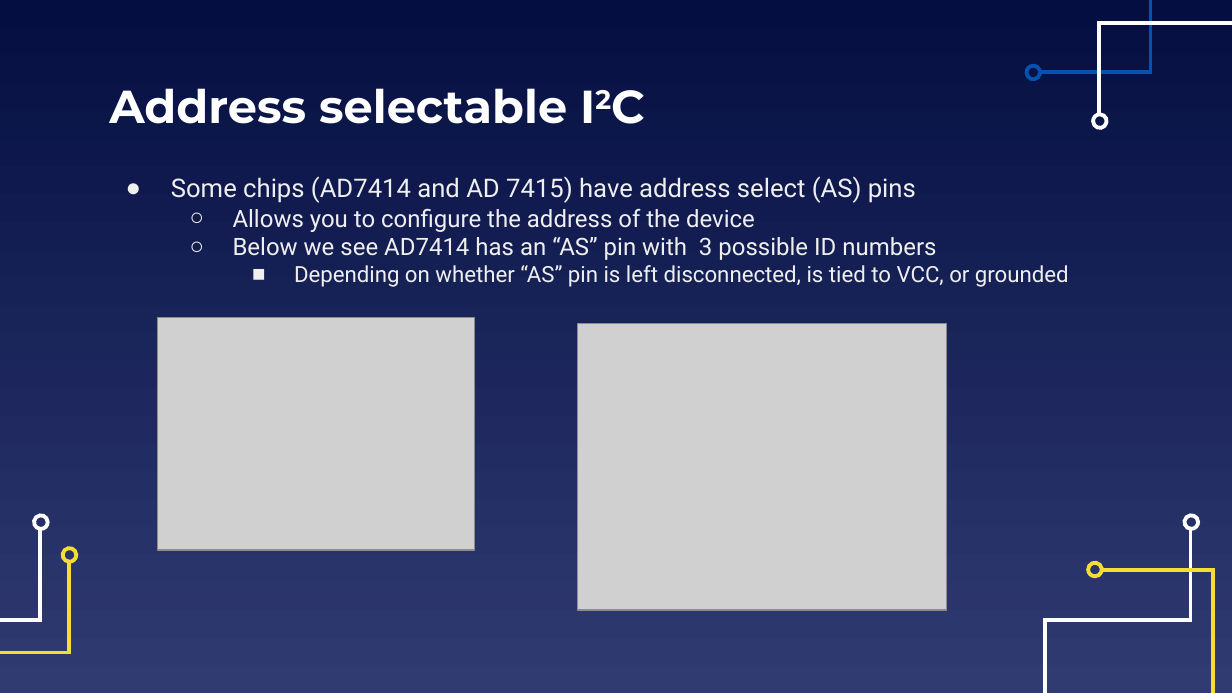
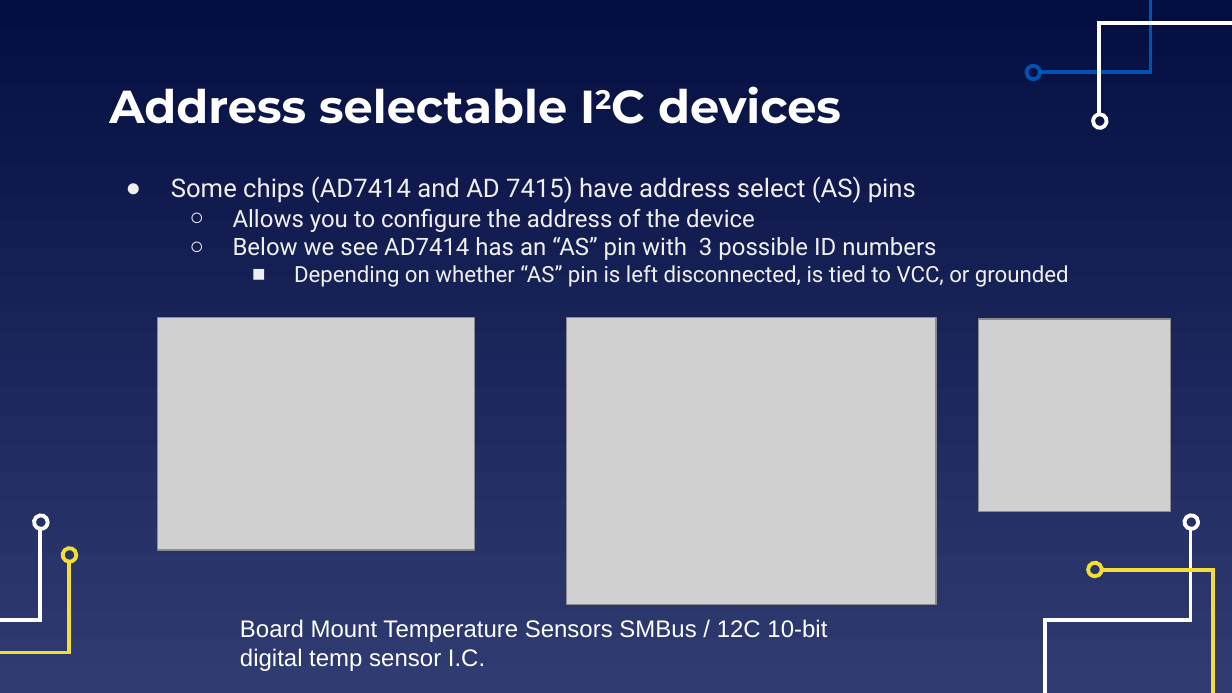
Before and after one commit to EELabMan/Arduino-6-I2C-bus, a slide deck: slide 10 of Arduino Workshop 6 I2C Bus.pptx. Drawn at 1232x693 pixels with LibreOffice and Linux fonts; fonts in the diff are those of the drawing; grey boxes stand for pictures. Boxes give left, top, right and bottom in pixels: in the first picture for what was removed or moved away, otherwise in the second. Text is boxed around its words. In the diff, an @@ line names an element or a change of style, - is before the commit and + after.

```diff
--- a/Arduino Workshop 6 I2C Bus.pptx
+++ b/Arduino Workshop 6 I2C Bus.pptx
@@ title at box(109, 86, 841, 124): text changed @@
-Address selectable I2C
+Address selectable I2C devices
@@ picture: place and size @@
-picture at box(577, 324, 946, 611)
+picture at box(567, 318, 936, 605)
@@ picture added at box(978, 319, 1170, 511) @@
@@ text added at box(240, 619, 827, 671), 14 pt, text #FFFFFF @@
+Board Mount Temperature Sensors SMBus / 12C 10-bit digital temp sensor I.C.
```
Also in this commit, not shown: 6 other slides changed, 3 slides added, 2 slides removed, 2 other files.
